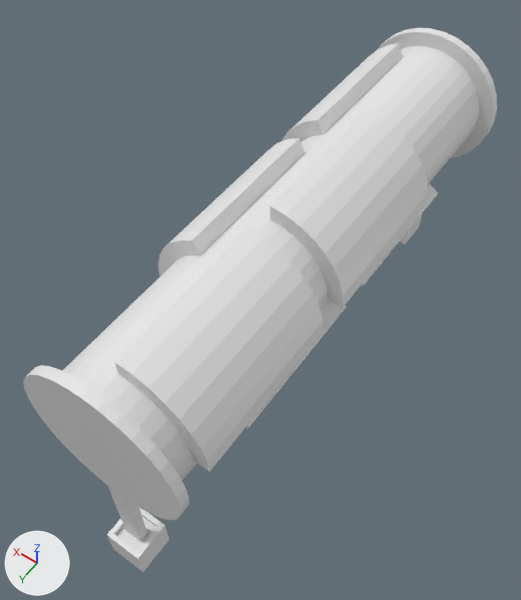
A saved change to the FBX model Simon's Scytale/Assets/Scytale.fbx.
Before and after are seen from a 50 mm camera at (-12.4, 20.4, 25.6) aimed at (1.2, 1.4, -4.3). The axes (+X, +Y, +Z) are drawn at lower left. The lights are the same throughout. The picture after the commit comes second. Where no turn or scale is listed for an object, it has been applied to the vertices.

In view in the first picture: 'Button.001', 'Button.002', 'Button.003', 'Button.004', 'Button.005', 'Button.006', 'Cylinder', 'Holder.001', 'Holder.002', 'Hole.001-1' and 2 more.
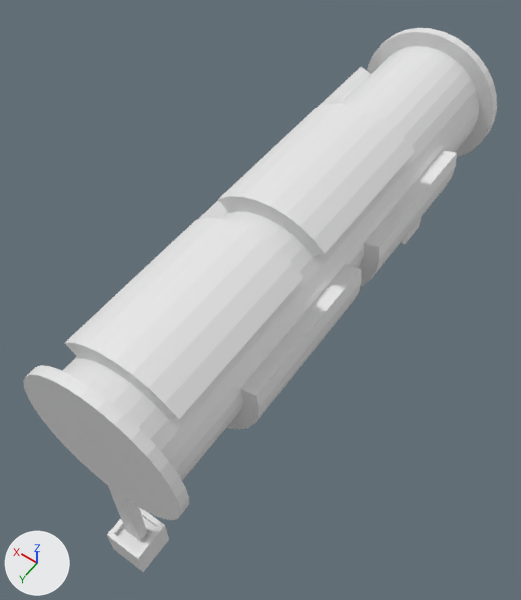
Commit message: Update U6-3: Simon's Scytale Fixes

Edits to the bpy script that builds the scene:
```text
Change ob_button_003:
    ob_button_003.rotation_euler: (-1.571, 2.007, 0.0) -> (-1.571, 2.793, 0.0)  # degrees (-90, 115, 0) -> degrees (-90, 160, 0)
Change ob_button_002:
    ob_button_002.rotation_euler: (-1.571, -2.094, 0.0) -> (-1.571, -1.309, 0.0)  # degrees (-90, -120, 0) -> degrees (-90, -75, 0)
Change ob_button_006:
    ob_button_006.rotation_euler: (-1.571, 2.007, 0.0) -> (-1.571, 2.793, 0.0)  # degrees (-90, 115, 0) -> degrees (-90, 160, 0)
Change ob_button_004:
    ob_button_004.rotation_euler: (-1.571, 0.0, 0.0) -> (-1.571, 0.785, 0.0)  # degrees (-90, 0, 0) -> degrees (-90, 45, 0)
Change ob_button_005:
    ob_button_005.rotation_euler: (-1.571, -2.094, 0.0) -> (-1.571, -1.309, 0.0)  # degrees (-90, -120, 0) -> degrees (-90, -75, 0)
Change ob_button_001:
    ob_button_001.rotation_euler: (-1.571, 0.0, 0.0) -> (-1.571, 0.785, 0.0)  # degrees (-90, 0, 0) -> degrees (-90, 45, 0)
```

What differs and where, as boxes [x1, y1, x2, y2] in the pictures (521 x 600 px):
'Button.001', turned
    before: [115, 229, 323, 472]
    after: [65, 218, 304, 419]
'Button.004', turned
    before: [270, 110, 428, 308]
    after: [218, 103, 415, 257]
'Button.002', turned (mostly hidden before)
    before: [246, 302, 347, 428]
    after: [227, 264, 362, 429]
'Button.003', turned
    before: [158, 138, 305, 276]
    after: [199, 200, 227, 219]
'Button.005', turned (mostly hidden before)
    before: [360, 184, 438, 287]
    after: [359, 150, 457, 287]
'Button.006', turned
    before: [282, 43, 403, 142]
    after: [318, 67, 371, 107]
